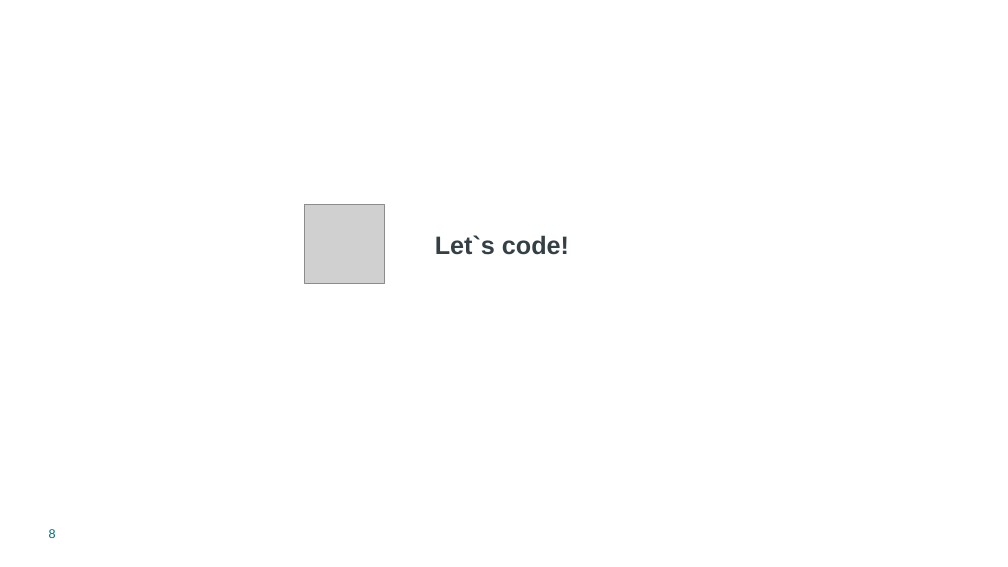
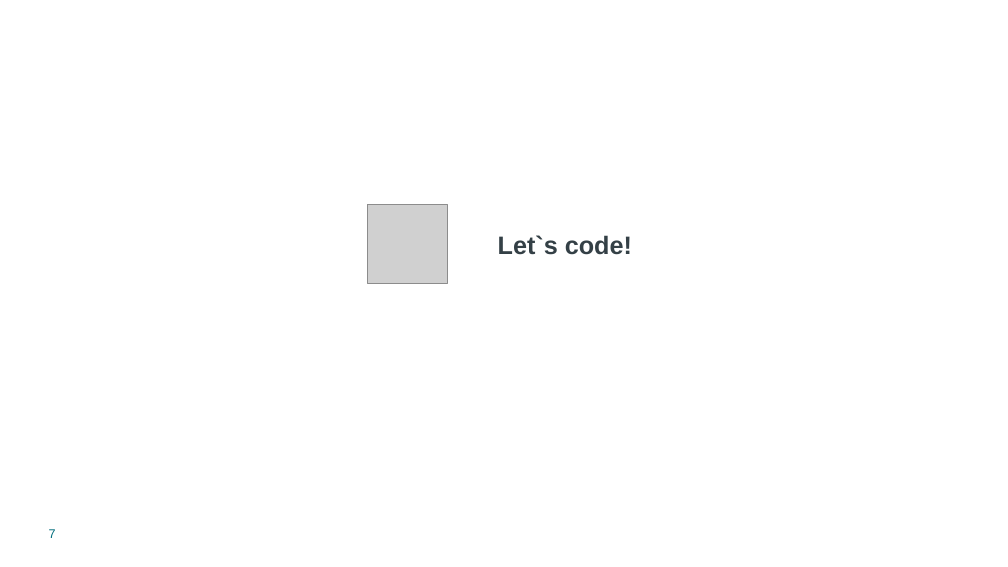
Before and after one commit to inform40/tutorial-nextjs, a slide deck: slide 7 of nextjs.pptx (slide 8 before the commit). Drawn at 1008x567 pixels with LibreOffice and Linux fonts; fonts in the diff are those of the drawing; grey boxes stand for pictures; background and template pictures are left out. Boxes give left, top, right and bottom in pixels: in the first picture for what was removed or moved away, otherwise in the second. Text is boxed around its words. In the diff, an @@ line names an element or a change of style, - is before the commit and + after.

```diff
--- a/nextjs.pptx
+++ b/nextjs.pptx
@@ picture: place and size @@
-picture at [305, 205, 385, 284]
+picture at [368, 205, 448, 284]
@@ text "Let`s code!": place and size @@
-text "Let`s code!" at [435, 235, 569, 255]
+text "Let`s code!" at [498, 235, 632, 255]
@@ page number at [49, 529, 56, 538]: text changed @@
-8
+7
```
Also in this commit, not shown: 2 other slides changed, 1 slide removed.
